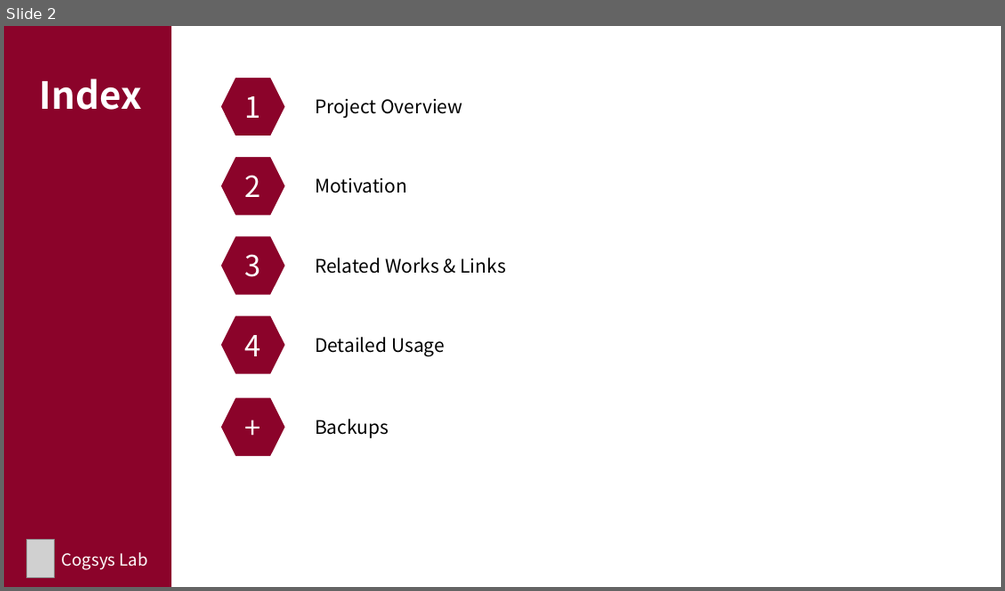
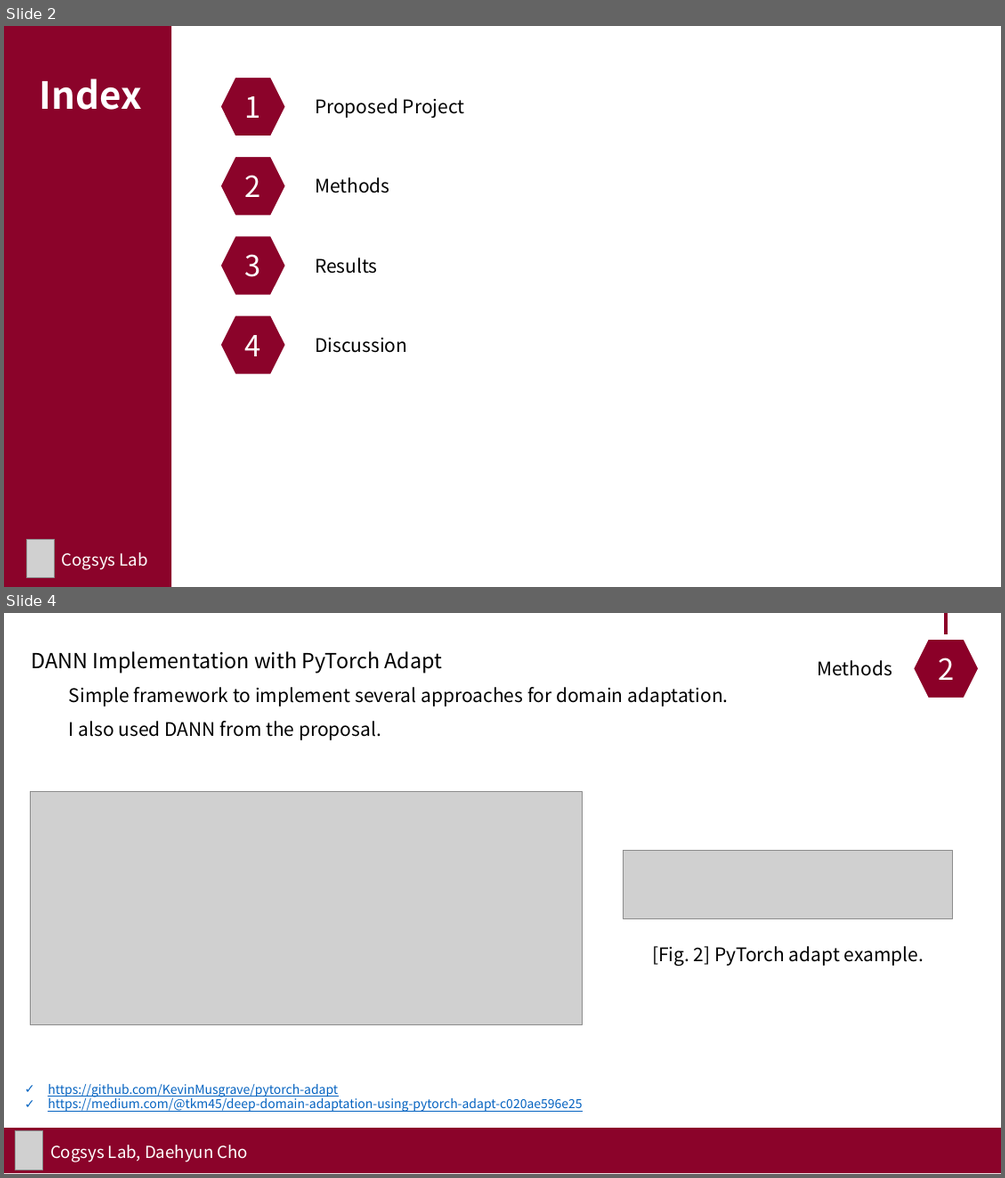
Before and after one commit to 1pha/DomainGeneralization, a slide deck: assets/Project2 Result.pptx. Shown one above the other, each under a label of ours: slide 2 before the commit, slides 2 and 4 after it; the slides between them are not shown. The pictures are 1005x591 and 1005x1178 pixels, drawn with LibreOffice and Linux fonts; fonts in the diff are those of the drawing; grey boxes stand for pictures. Boxes give left, top, right and bottom in pixels: in the first picture for what was removed or moved away, otherwise in the second. Text is boxed around its words. In the diff, an @@ line names an element or a change of style, - is before the commit and + after.

Commit message:
[Adapt] final results

```diff
--- a/assets/Project2 Result.pptx
+++ b/assets/Project2 Result.pptx
@@ slide 4 added at (x1=4, y1=613, x2=1001, y2=1174), background #FFFFFF @@
@@ hexagon added at (x1=908, y1=634, x2=984, y2=704), fill #8B0028, outline #FFFFFF 10 pt, 28 pt, text #FFFFFF @@
+2
@@ line added from (947, 613) to (947, 634), #8B0028 3 pt @@
@@ text added at (x1=32, y1=651, x2=728, y2=740), 18 pt, text #000000 @@
+DANN Implementation with PyTorch Adapt
+  Simple framework to implement several approaches for domain adaptation.
+  I also used DANN from the proposal.
@@ text added at (x1=817, y1=660, x2=892, y2=676), 18 pt, text #000000 @@
+Methods
@@ picture added at (x1=30, y1=792, x2=582, y2=1024) @@
@@ picture added at (x1=623, y1=850, x2=953, y2=919) @@
@@ text added at (x1=652, y1=946, x2=923, y2=965), 18 pt, text #000000 @@
+[Fig. 2] PyTorch adapt example.
@@ text added at (x1=48, y1=1084, x2=582, y2=1111), 12 pt, text #0563C1, underline @@
+✓ https://github.com/KevinMusgrave/pytorch-adapt
+✓ https://medium.com/@tkm45/deep-domain-adaptation-using-pytorch-adapt-c020ae596e25
@@ rectangle added at (x1=4, y1=1127, x2=1001, y2=1173), fill #8B032A @@
@@ picture added at (x1=16, y1=1131, x2=43, y2=1170) @@
@@ text added at (x1=50, y1=1144, x2=248, y2=1162), 16 pt, text #FFFFFF @@
+Cogsys Lab, Daehyun Cho
@@ slide 2 changed as well @@
@@ text at (x1=315, y1=98, x2=465, y2=118): text changed @@
-Project Overview
+Proposed Project
@@ text at (x1=315, y1=177, x2=390, y2=193): text changed @@
-Motivation
+Methods
@@ text at (x1=315, y1=257, x2=378, y2=273): text changed @@
-Related Works & Links
+Results
@@ text at (x1=315, y1=338, x2=407, y2=353): text changed @@
-Detailed Usage
+Discussion
@@ hexagon removed at (x1=216, y1=393, x2=291, y2=461) @@
-+
@@ text removed at (x1=315, y1=418, x2=388, y2=438) @@
-Backups
```
Also in this commit, not shown: 2 other slides changed, 12 other slides added, 1 slide removed, 9 other files.
